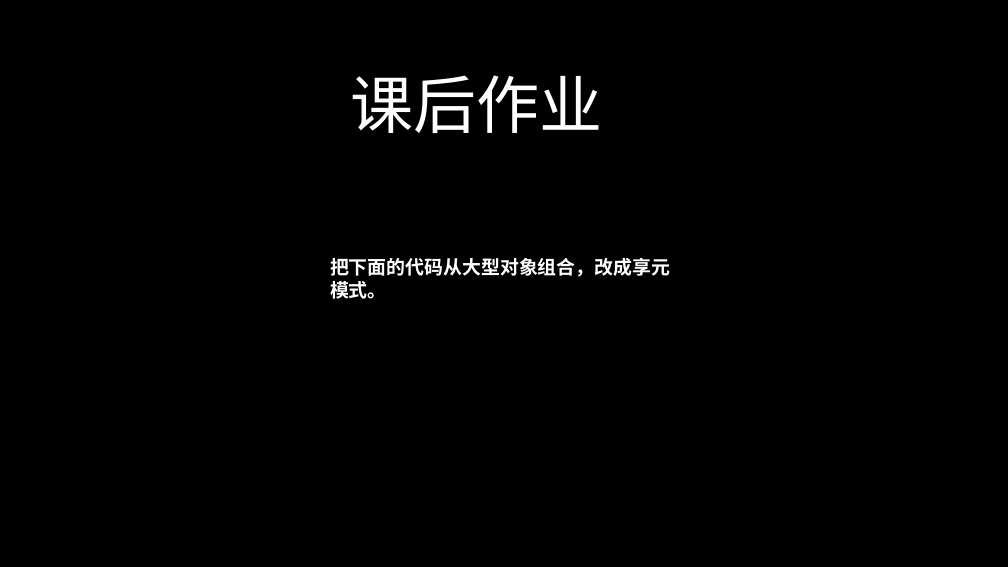
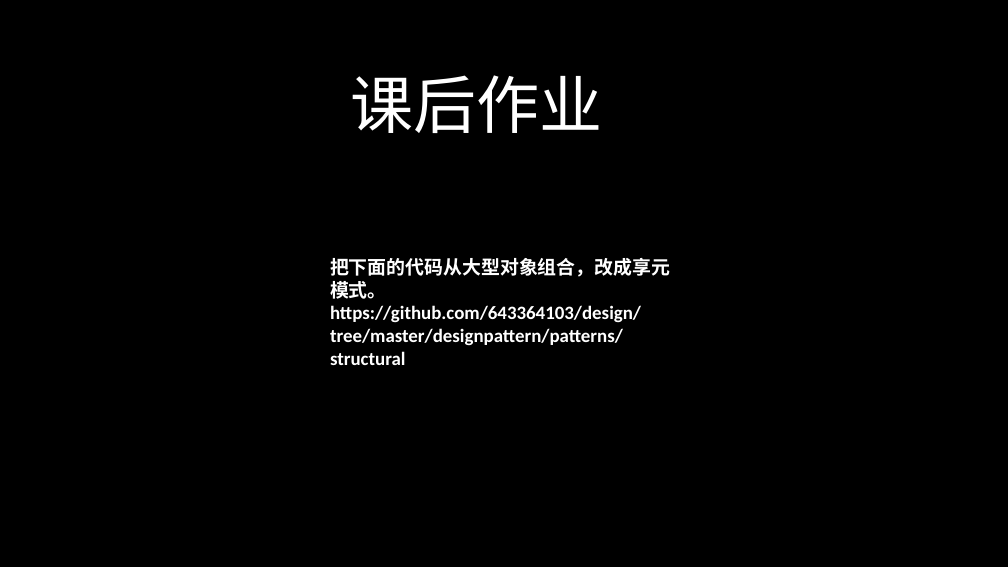
Before and after one commit to 643364103/design, a slide deck: slide 6 of designpattern/ppt/设计模式（三）.pptx. Drawn at 1008x567 pixels with LibreOffice and Linux fonts; fonts in the diff are those of the drawing. Boxes give left, top, right and bottom in pixels: in the first picture for what was removed or moved away, otherwise in the second. Text is boxed around its words. In the diff, an @@ line names an element or a change of style, - is before the commit and + after.

```diff
--- a/designpattern/ppt/设计模式（三）.pptx
+++ b/designpattern/ppt/设计模式（三）.pptx
@@ text at (330,305,641,365): paragraph added @@
+https://github.com/643364103/design/tree/master/designpattern/patterns/structural
```
Also in this commit, not shown: 1 other slide changed, 6 other files.
